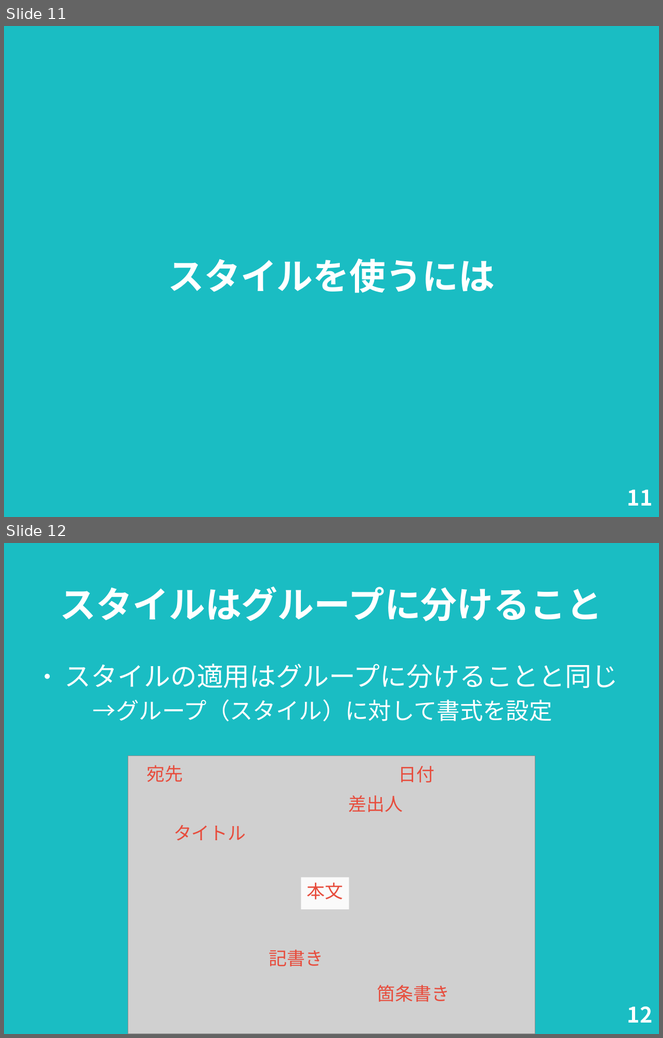
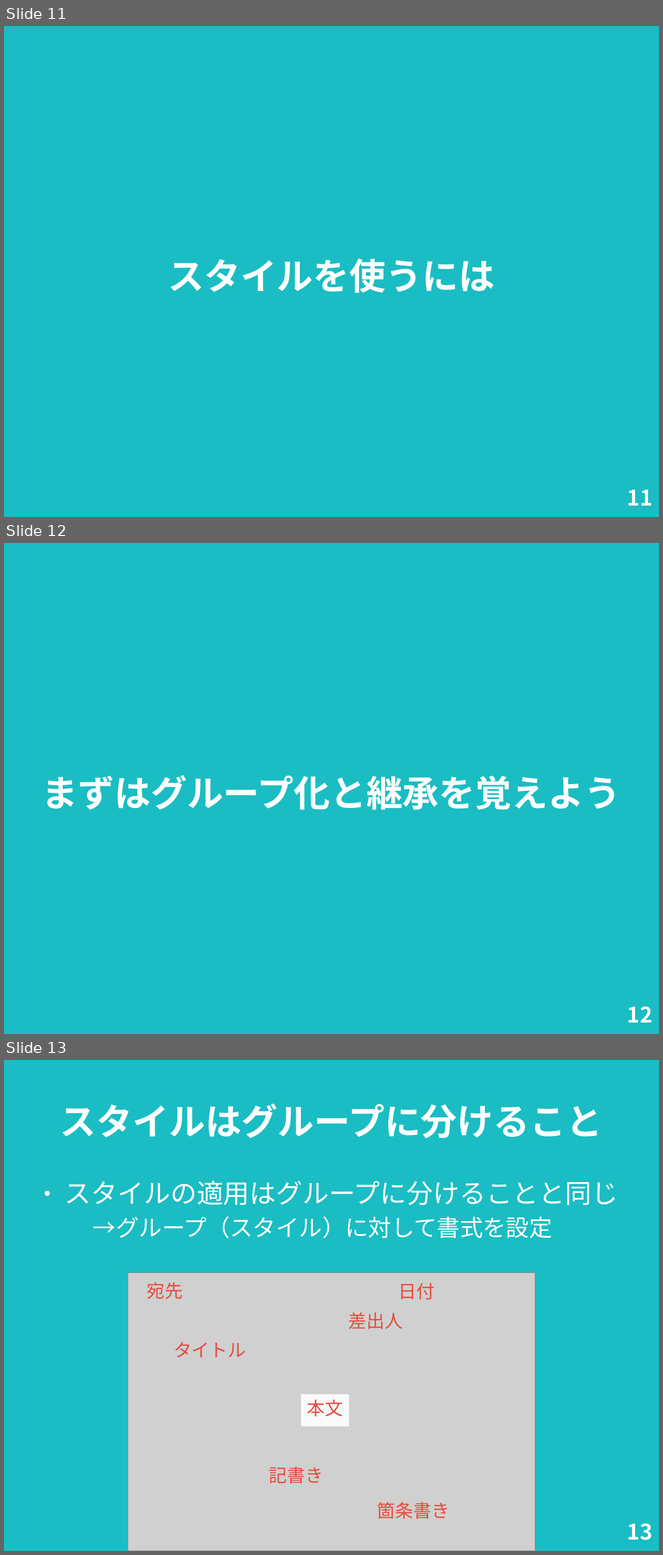
Before and after one commit to nogajun/libreofficekaigi2018-handson, a slide deck: docs/20180512-writer_handson_slide.odp. Shown one above the other, each under a label of ours: slides 11 and 12 before the commit, slides 11, 12 and 13 after it. The pictures are 663x1038 and 663x1555 pixels, drawn with LibreOffice and Linux fonts; fonts in the diff are those of the drawing; grey boxes stand for pictures. Boxes give left, top, right and bottom in pixels: in the first picture for what was removed or moved away, otherwise in the second. Text is boxed around its words. In the diff, an @@ line names an element or a change of style, - is before the commit and + after.

```diff
--- a/docs/20180512-writer_handson_slide.odp
+++ b/docs/20180512-writer_handson_slide.odp
@@ slide 12 added at [4,543,659,1034], background #1ABDC3 @@
@@ title added at [42,775,621,810], 44 pt, text #FFFFFF, bold @@
+まずはグループ化と継承を覚えよう
@@ page number added at [627,1007,653,1023], 26 pt, text #FFFFFF, bold @@
+12
@@ what was slide 12 is now slide 13 @@
@@ page number at [627,1524,653,1540]: text changed @@
-12
+13
```
Also in this commit, not shown: 2 slides changed, 3 other files.
